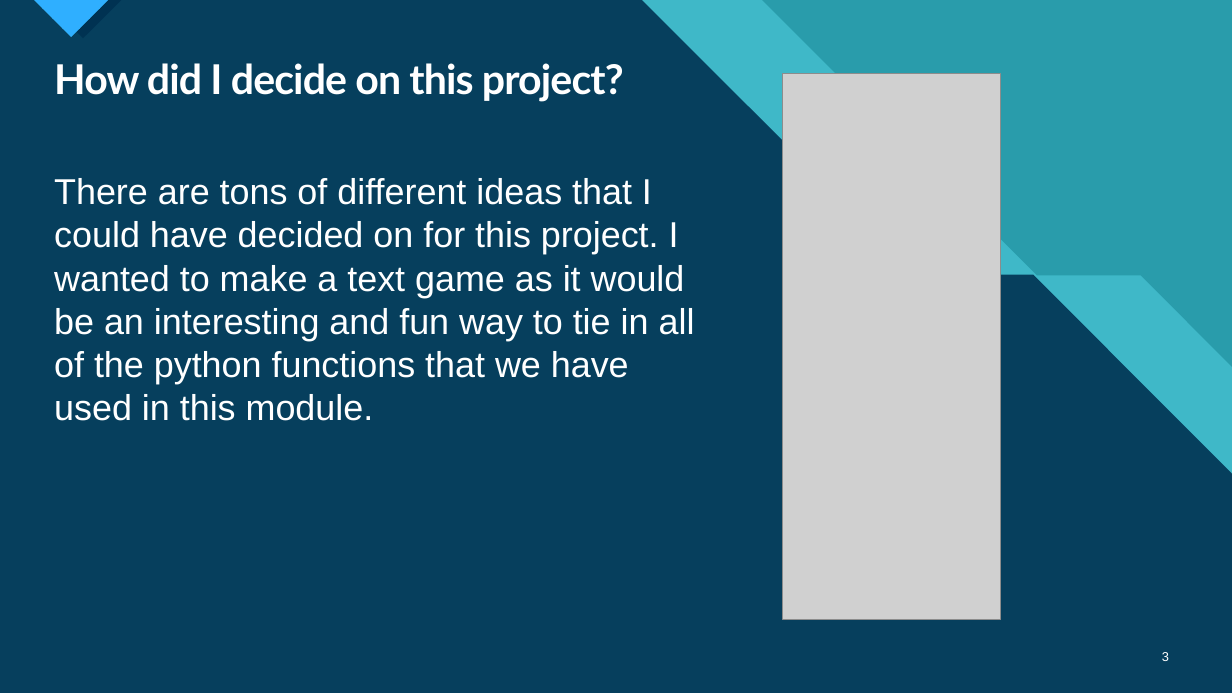
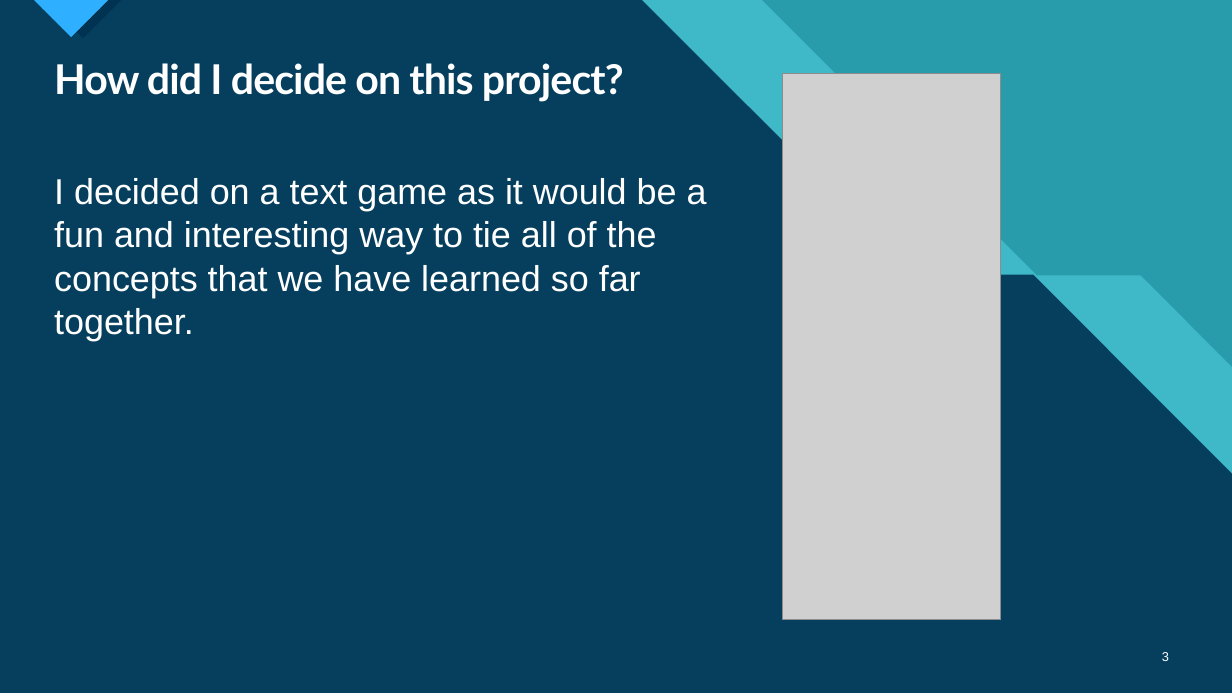
Before and after one commit to ljmontecalvo/NEIT_Python_Course, a slide deck: slide 3 of Midterm/Midterm Presentation.pptx. Drawn at 1232x693 pixels with LibreOffice and Linux fonts; fonts in the diff are those of the drawing; grey boxes stand for pictures. Boxes give left, top, right and bottom in pixels: in the first picture for what was removed or moved away, otherwise in the second. Text is boxed around its words. In the diff, an @@ line names an element or a change of style, - is before the commit and + after.

```diff
--- a/Midterm/Midterm Presentation.pptx
+++ b/Midterm/Midterm Presentation.pptx
@@ text at (54,178,707,341): text changed @@
-There are tons of different ideas that I could have decided on for this project. I wanted to make a text game as it would be an interesting and fun way to tie in all of the python functions that we have used in this module.
+I decided on a text game as it would be a fun and interesting way to tie all of the concepts that we have learned so far together.
```
Also in this commit, not shown: 3 other slides changed, 1 other file.
